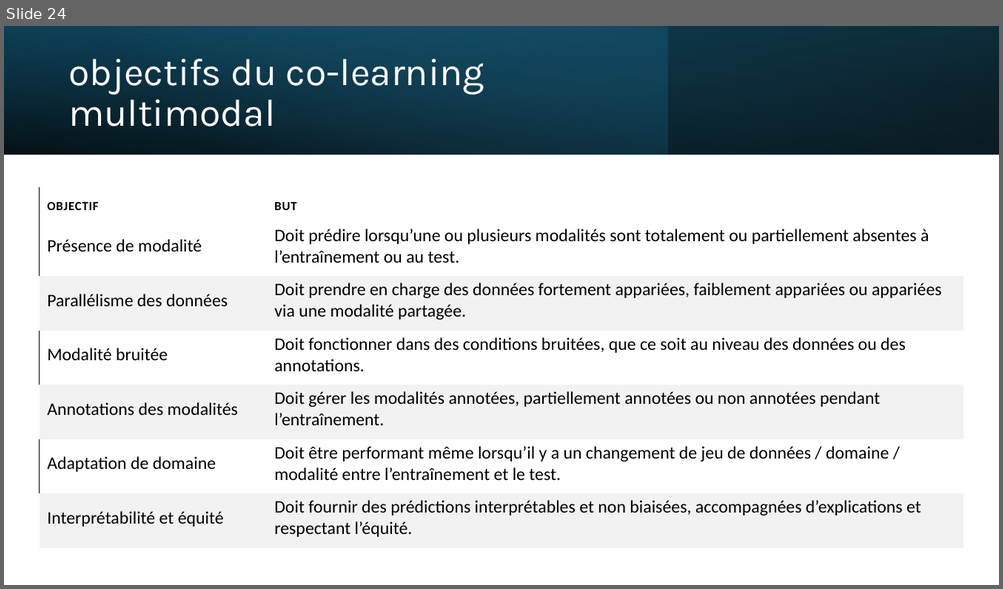
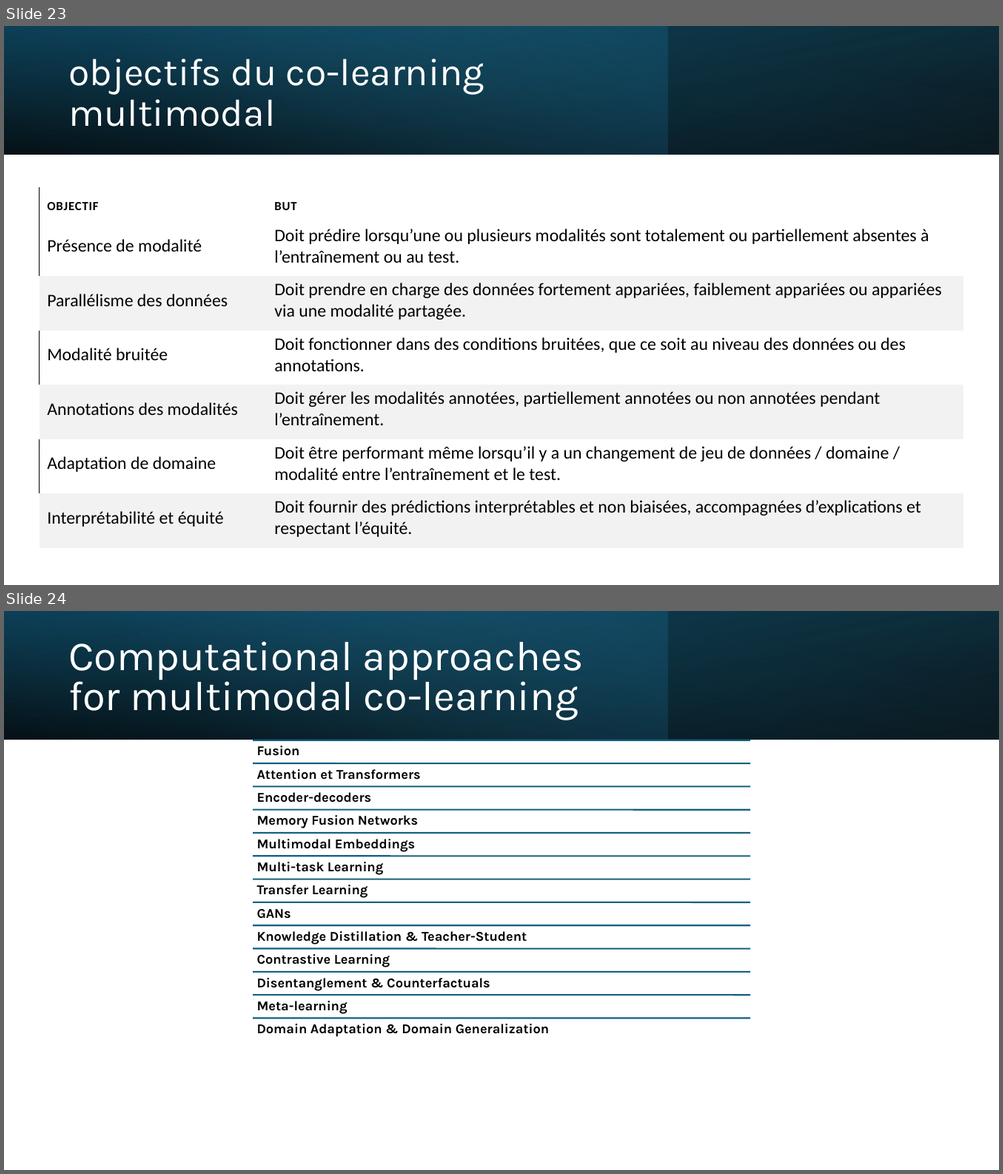
Before and after one commit to IzowRM/Stage-Cetic, a slide deck: Doc Slide/Slide Jeudi 11_09.pptx. Shown one above the other, each under a label of ours: slide 24 before the commit, slides 23 and 24 after it. The pictures are 1003x589 and 1003x1174 pixels, drawn with LibreOffice and Linux fonts; fonts in the diff are those of the drawing. Boxes give left, top, right and bottom in pixels: in the first picture for what was removed or moved away, otherwise in the second. Text is boxed around its words. In the diff, an @@ line names an element or a change of style, - is before the commit and + after.

```diff
--- a/Doc Slide/Slide Jeudi 11_09.pptx
+++ b/Doc Slide/Slide Jeudi 11_09.pptx
@@ slide 24 added at <box>4,611,999,1170</box>, background #FFFFFF @@
@@ rectangle added at <box>4,611,999,739</box>, fill gradient #000000 to #104862 @@
@@ rectangle added at <box>4,611,667,739</box>, fill gradient #156082 to #46B1E1 @@
@@ rectangle added at <box>4,611,999,739</box>, fill gradient #000000 to #156082 @@
@@ text added at <box>68,641,584,720</box>, 40 pt, text #FFFFFF @@
+Computational approaches for multimodal co-learning
@@ group added at <box>253,740,750,1037</box>: 13 lines, 13 texts @@
+Fusion
+Attention et Transformers
+Encoder-decoders
+Memory Fusion Networks
+Multimodal Embeddings
+Multi-task Learning
+Transfer Learning
+GANs
+Knowledge Distillation & Teacher-Student
+Contrastive Learning
+Disentanglement & Counterfactuals
+Meta-learning
+Domain Adaptation & Domain Generalization
@@ what was slide 24 is now slide 23 @@
```
Also in this commit, not shown: 1 slide removed, 7 other files.
